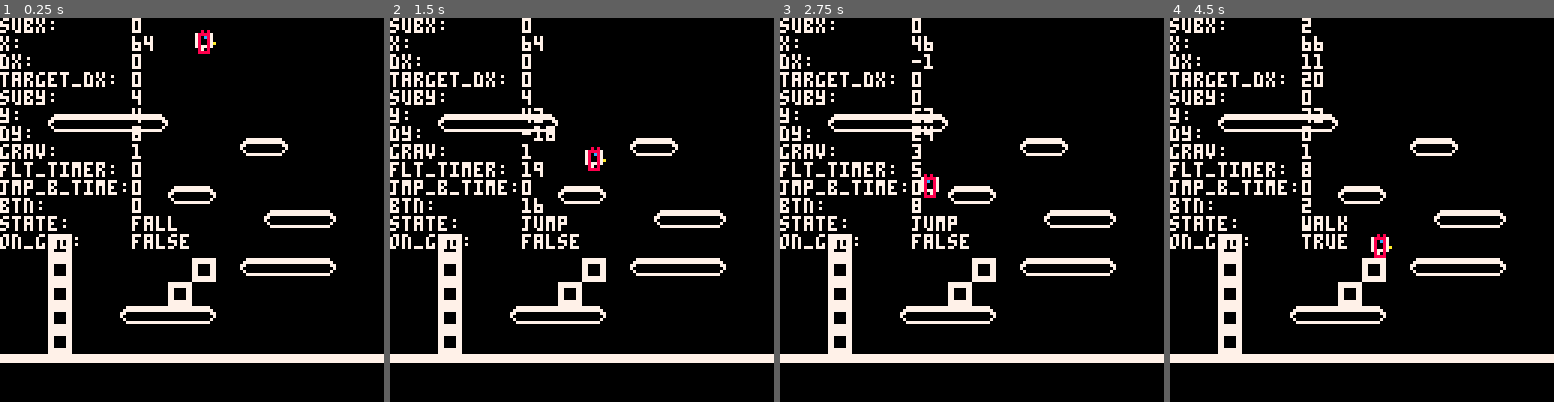
Above: before the commit, frames 1-4 (left to right).
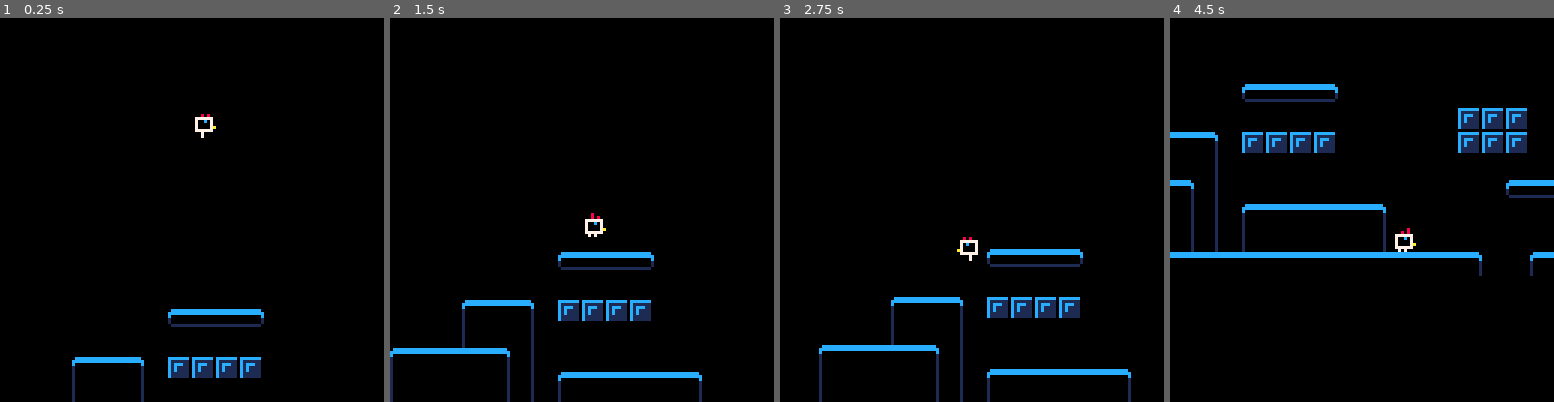
Above: after the commit, the same moments.

Repository: jmcarlson0320/chicken
Game: PICO-8 cartridge chicken.p8
The game is run twice, just before and just after one commit, with the same random seed, the same clock (stepped at 60 frames per second) and the same inputs.
Inputs (mouse positions are in pixels of both pictures, inside the frame that each line leads up to):
- Up to frame 1 (0.25 s): no input
- Up to frame 2 (1.5 s): tap O (Z key) at 0.33, 0.7, 1.43 s; click (459, 121) at 0.67 s; tap X (X key) at 1.07 s; click (520, 267) at 1.22 s
- Up to frame 3 (2.75 s): click (975, 114) at 1.77 s; hold Left 1.97-2.37 s; tap X (X key) at 2.07, 2.4, 2.73 s; tap O (Z key) at 2.22 s; click (1037, 259) at 2.32 s; hold Down from 2.42 s (still down)
- Up to frame 4 (4.5 s): release Down at 2.82 s; click (1492, 106) at 2.87 s; hold Right 2.87-3.53 s; tap X (X key) every 0.33 s from 3.07 to 4.4 s; tap O (Z key) at 3.1, 3.98 s; click (1254, 256) at 3.42 s; hold Up 3.58-4.08 s; click (1315, 102) at 3.97 s; hold Right from 4.13 s (still down)

The runs differ from the first frame. In frame 1, 14% of the frame differs, in the area x 0-100%, y 0-100%; in frame 2, 16%; in frame 3, 16%; in frame 4, 19%, in the area x 0-100%, y 0-90%.

Commit message:
Add camera, change test stage

Diff:
--- a/chicken.lua
+++ b/chicken.lua
@@ -1,5 +1,5 @@
 --constants
-DEBUG = true
+DEBUG = false
 SUB_PIXEL = 8
 CRAWL_SPEED = 5
 WALK_SPEED = 20
@@ -17,19 +17,36 @@
 
 	my_entities = {}
 	add(my_entities, create_player(64, 0))
+
+	-- camera
+	cam = {
+		x = 0,
+		y = 0,
+	}
 end
 
 function _update()
 	update_all(my_entities)
+	update_camera(cam, find(my_entities, "chicken"))
 end
 
 function _draw()
 	cls()
+	camera(cam.x, cam.y)
 	map()
 	draw_all(my_entities)
 end
 
 --systems
+function find(entities, name)
+	for e in all(entities) do
+		if e.name == name then
+			return e
+		end
+	end
+	return nil
+end
+
 function update_all(entities)
 	for e in all(entities) do
 		if e.update then
@@ -44,6 +61,13 @@
 			e:draw()
 		end
 	end
+end
+
+function update_camera(camera, target)
+	local target_x = target.x - 64
+	local target_y = target.y - 64
+	camera.x += (target_x - camera.x) * 0.1
+	camera.y += (target_y - camera.y) * 0.1
 end
 
 --entities
@@ -86,6 +110,7 @@
 
 function create_player(x, y)
 	return {
+		name = "chicken",
 		x = x,
 		y = y,
 		sub_x = 0,
@@ -98,8 +123,9 @@
 		gravity = WORLD_GRAVITY,
 		float_timer = 0,
 		jump_buffer_timer = JUMP_BUFFER_TIME,
-		on_ground = false,
-		state = "fall",
+		on_ground = true,
+		against_wall = false,
+		state = "idle",
 		hitbox = {2, 1, 5, 7},
 		facing = "right",
 		current_animation = "standing",
@@ -330,6 +356,7 @@
 		print("btn:       "..btn())
 		print("state:     "..p.state)
 		print("on_gnd:    "..tostr(p.on_ground))
+		print("touch_wall:"..tostr(p.against_wall))
 		draw_hitbox(p)
 	end
 end
--- a/chicken.p8
+++ b/chicken.p8
@@ -37,21 +37,21 @@
 
 
 __gff__
-0001010102020201010100000000000000000000000000010001000000000000000000000000000101010000000000000000000000000000000000000000000000000000000000000000000000000000000000000000000000000000000000000000000000000000000000000000000000000000000000000000000000000000
+0002020202020201000000000000000000000000000000000000000000000000000000000000000000000000000000000000000000000000000000000000000000000000000000000000000000000000000000000000000000000000000000000000000000000000000000000000000000000000000000000000000000000000
 0000000000000000000000000000000000000000000000000000000000000000000000000000000000000000000000000000000000000000000000000000000000000000000000000000000000000000000000000000000000000000000000000000000000000000000000000000000000000000000000000000000000000000
 __map__
 0000000000000000000000000000000000000000000000000000000000000000000000000000000000000000000000000000000000000000000000000000000000000000000000000000000000000000000000000000000000000000000000000000000000000000000000000000000000000000000000000000000000000000
 0000000000000000000000000000000000000000000000000000000000000000000000000000000000000000000000000000000000000000000000000000000000000000000000000000000000000000000000000000000000000000000000000000000000000000000000000000000000000000000000000000000000000000
 0000000000000000000000000000000000000000000000000000000000000000000000000000000000000000000000000000000000000000000000000000000000000000000000000000000000000000000000000000000000000000000000000000000000000000000000000000000000000000000000000000000000000000
 0000000000000000000000000000000000000000000000000000000000000000000000000000000000000000000000000000000000000000000000000000000000000000000000000000000000000000000000000000000000000000000000000000000000000000000000000000000000000000000000000000000000000000
-0000040505050600000000000000000000000000000000000000000000000000000000000000000000000000000000000000000000000000000000000000000000000000000000000000000000000000000000000000000000000000000000000000000000000000000000000000000000000000000000000000000000000000
-0000000000000000000004060000000000000000000000000000000000000000000000000000000000000000000000000000000000000000000000000000000000000000000000000000000000000000000000000000000000000000000000000000000000000000000000000000000000000000000000000000000000000000
 0000000000000000000000000000000000000000000000000000000000000000000000000000000000000000000000000000000000000000000000000000000000000000000000000000000000000000000000000000000000000000000000000000000000000000000000000000000000000000000000000000000000000000
-0000000000000004060000000000000000000000000000000000000000000000000000000000000000000000000000000000000000000000000000000000000000000000000000000000000000000000000000000000000000000000000000000000000000000000000000000000000000000000000000000000000000000000
-0000000000000000000000040506000000000000000000000000000000000000000000000000000000000000000000000000000000000000000000000000000000000000000000000000000000000000000000000000000000000000000000000000000000000000000000000000000000000000000000000000000000000000
-0000070000000000000000000000000000000000000000000000000000000000000000000000000000000000000000000000000000000000000000000000000000000000000000000000000000000000000000000000000000000000000000000000000000000000000000000000000000000000000000000000000000000000
-0000070000000000070004050506000000000000000000000000000000000000000000000000000000000000000000000000000000000000000000000000000000000000000000000000000000000000000000000000000000000000000000000000000000000000000000000000000000000000000000000000000000000000
-0000070000000007000000000000000000000000000000000000000000000000000000000000000000000000000000000000000000000000000000000000000000000000000000000000000000000000000000000000000000000000000000000000000000000000000000000000000000000000000000000000000000000000
-0000070000040505060000000000000000000000000000000000000000000000000000000000000000000000000000000000000000000000000000000000000000000000000000000000000000000000000000000000000000000000000000000000000000000000000000000000000000000000000000000000000000000000
-0000070000000000000000000000000000000000000000000000000000000000000000000000000000000000000000000000000000000000000000000000000000000000000000000000000000000000000000000000000000000000000000000000000000000000000000000000000000000000000000000000000000000000
-0202020202020202020202020202020200000000000000000000000000000000000000000000000000000000000000000000000000000000000000000000000000000000000000000000000000000000000000000000000000000000000000000000000000000000000000000000000000000000000000000000000000000000
+0000000000000000000000000000000000000000000000000000000000000000000000000000000000000000000000000000000000000000000000000000000000000000000000000000000000000000000000000000000000000000000000000000000000000000000000000000000000000000000000000000000000000000
+0000000000000000000000000000000000000000000000000000000000000000000000000000000000000000000000000000000000000000000000000000000000000000000000000000000000000000000000000000000000000000000000000000000000000000000000000000000000000000000000000000000000000000
+0000000000000004050506000000000000000000000000000000000000000000000000000000000000000000000000000000000000000000000000000000000000000000000000000000000000000000000000000000000000000000000000000000000000000000000000000000000000000000000000000000000000000000
+0000000000000000000000000000000007070700000000000000000000000000000000000000000000000000000000000000000000000000000000000000000000000000000000000000000000000000000000000000000000000000000000000000000000000000000000000000000000000000000000000000000000000000
+0000000102030007070707000000000007070700000004060001020000000000000000000000000000000000000000000000000000000000000000000000000000000000000000000000000000000000000000000000000000000000000000000000000000000000000000000000000000000000000000000000000000000000
+0000001100130000000000000000000000000000000000000011000000000000000000000000000000000000000000000000000000000000000000000000000000000000000000000000000000000000000000000000000000000000000000000000000000000000000000000000000000000000000000000000000000000000
+0102020203130000000000000000000000000405060000000011000000000000000000000000000000000000000000000000000000000000000000000000000000000000000000000000000000000000000000000000000000000000000000000000000000000000000000000000000000000000000000000000000000000000
+1100000013130001020202020300000000000000000103000011000000000000000000000000000000000000000000000000000000000000000000000000000000000000000000000000000000000000000000000000000000000000000000000000000000000000000000000000000000000000000000000000000000000000
+1100000013130011000000001300000000000000001113000011000000000000000000000000000000000000000000000000000000000000000000000000000000000000000000000000000000000000000000000000000000000000000000000000000000000000000000000000000000000000000000000000000000000000
+0202020202020202020202020202020203000001020202020202020000000000000000000000000000000000000000000000000000000000000000000000000000000000000000000000000000000000000000000000000000000000000000000000000000000000000000000000000000000000000000000000000000000000
--- a/map_collisions.lua
+++ b/map_collisions.lua
@@ -2,14 +2,19 @@
 TILE_ONEWAY = 1
 
 function move_and_slide(obj)
-	move_x(obj, obj.dx, on_collide_x)
-	move_y(obj, obj.dy, on_collide_y)
+	if move_x(obj, obj.dx, on_collide_x) then
+		obj.against_wall = false
+	end
+	if move_y(obj, obj.dy, on_collide_y) then
+		obj.on_ground = false
+	end
 end
 
 function on_collide_x(obj, tile_info)
 	if fget(tile_info.tile, TILE_SOLID) then
 		obj.dx = 0
 		obj.sub_x = 0
+		obj.against_wall = true
 	elseif fget(tile_info.tile, TILE_ONEWAY) then
 		return "ignore_collision"
 	end
@@ -56,7 +61,9 @@
 function move_x(obj, dx, callback)
 	obj.sub_x += dx
 	local move_x = obj.sub_x \ 8
+	local obj_moved = false
 	if move_x ~= 0 then
+		obj_moved = true
 		obj.sub_x -= move_x * 8
 		local sign = sgn(move_x)
 		while move_x ~= 0 do
@@ -66,7 +73,7 @@
 				if callback then
 					local result = callback(obj, collision)
 					if result ~= "ignore_collision" then
-						break
+						return false
 					end
 				end
 			end
@@ -74,12 +81,15 @@
 			move_x -= sign
 		end
 	end
+	return obj_moved
 end
 
 function move_y(obj, dy, callback)
 	obj.sub_y += dy
 	local move_y = obj.sub_y \ 8
+	local obj_moved = false
 	if move_y ~= 0 then
+		obj_moved = true
 		obj.sub_y -= move_y * 8
 		local sign = sgn(move_y)
 		while move_y ~= 0 do
@@ -89,20 +99,25 @@
 				if callback then
 					local result = callback(obj, collision)
 					if result ~= "ignore_collision" then
-						break
+						return false
 					end
 				end
 			end
 			obj.y += sign
 			move_y -= sign
-			obj.on_ground = false
 		end
 	end
+	return obj_moved
 end
 
 function collide_with_map(collider)
-	for x = 0, 15 do
-		for y = 0, 15 do
+	-- 3x3 grid of tiles around collider
+	local x_min = collider[1] \ 8 - 1
+	local x_max = collider[1] \ 8 + 1
+	local y_min = collider[2] \ 8 - 1
+	local y_max = collider[2] \ 8 + 1
+	for x = x_min, x_max do
+		for y = y_min, y_max do
 			local tile = mget(x, y)
 			if fget(tile) ~= 0 then
 				local hitbox = {0, 0, 7, 7}
Not shown, changed: 24 lines of the sprite sheet (__gfx__) section of chicken.p8
Not shown, added: todo.txt
